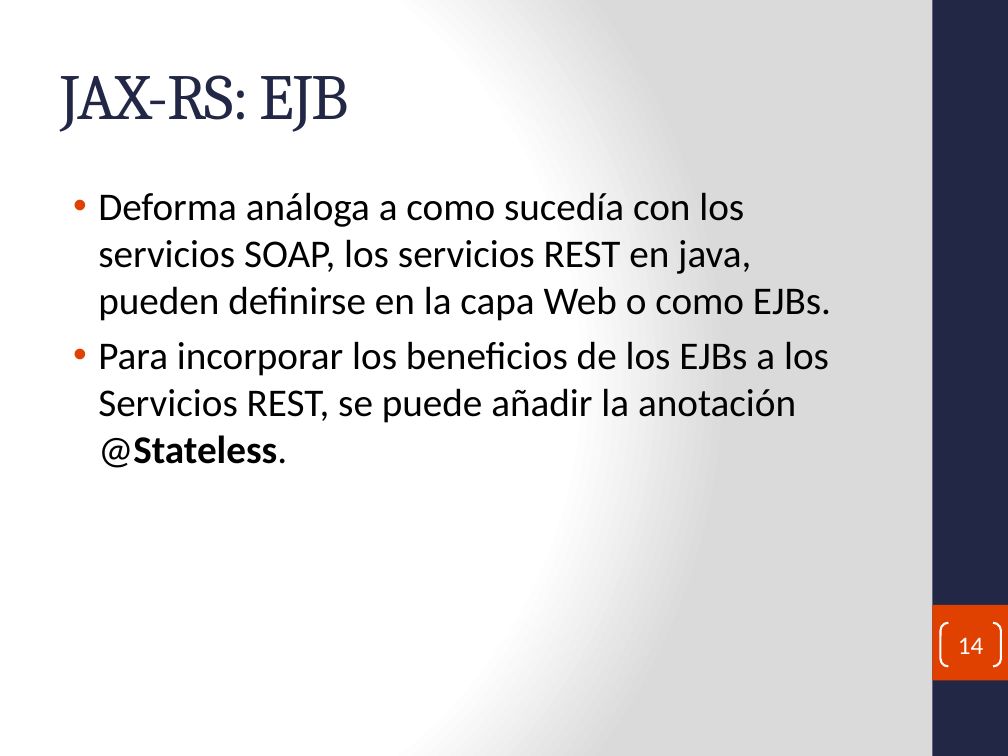
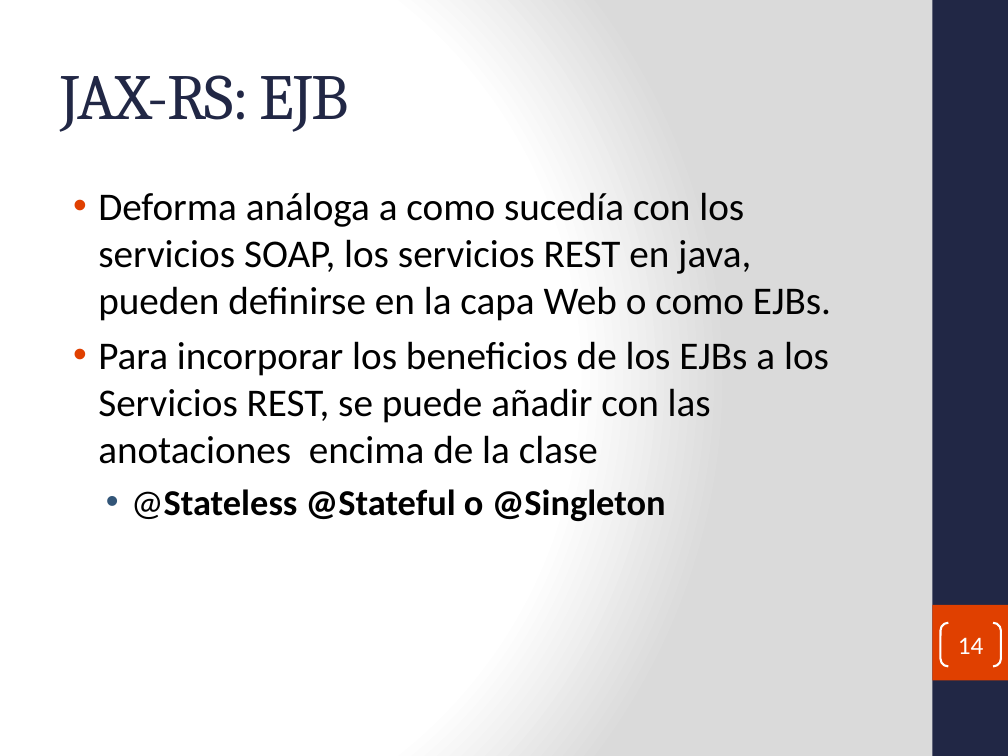
Before and after one commit to fdepablo/WsCursoJavaEE, a slide deck: slide 14 of _34_WS_REST_HolaMundo/powerpoint/REST Web Services.pptx. Drawn at 1008x756 pixels with LibreOffice and Linux fonts; fonts in the diff are those of the drawing. Boxes give left, top, right and bottom in pixels: in the first picture for what was removed or moved away, otherwise in the second. Text is boxed around its words. In the diff, an @@ line names an element or a change of style, - is before the commit and + after.

Commit message:
cliente rest

```diff
--- a/_34_WS_REST_HolaMundo/powerpoint/REST Web Services.pptx
+++ b/_34_WS_REST_HolaMundo/powerpoint/REST Web Services.pptx
@@ text at (98, 341, 829, 521): text changed @@
-• Para incorporar los beneficios de los EJBs a los Servicios REST, se puede añadir la anotación @Stateless.
+• Para incorporar los beneficios de los EJBs a los Servicios REST, se puede añadir con las anotaciones encima de la clase
+  • @Stateless @Stateful o @Singleton
```
Also in this commit, not shown: 3 other slides changed, 11 other files.
